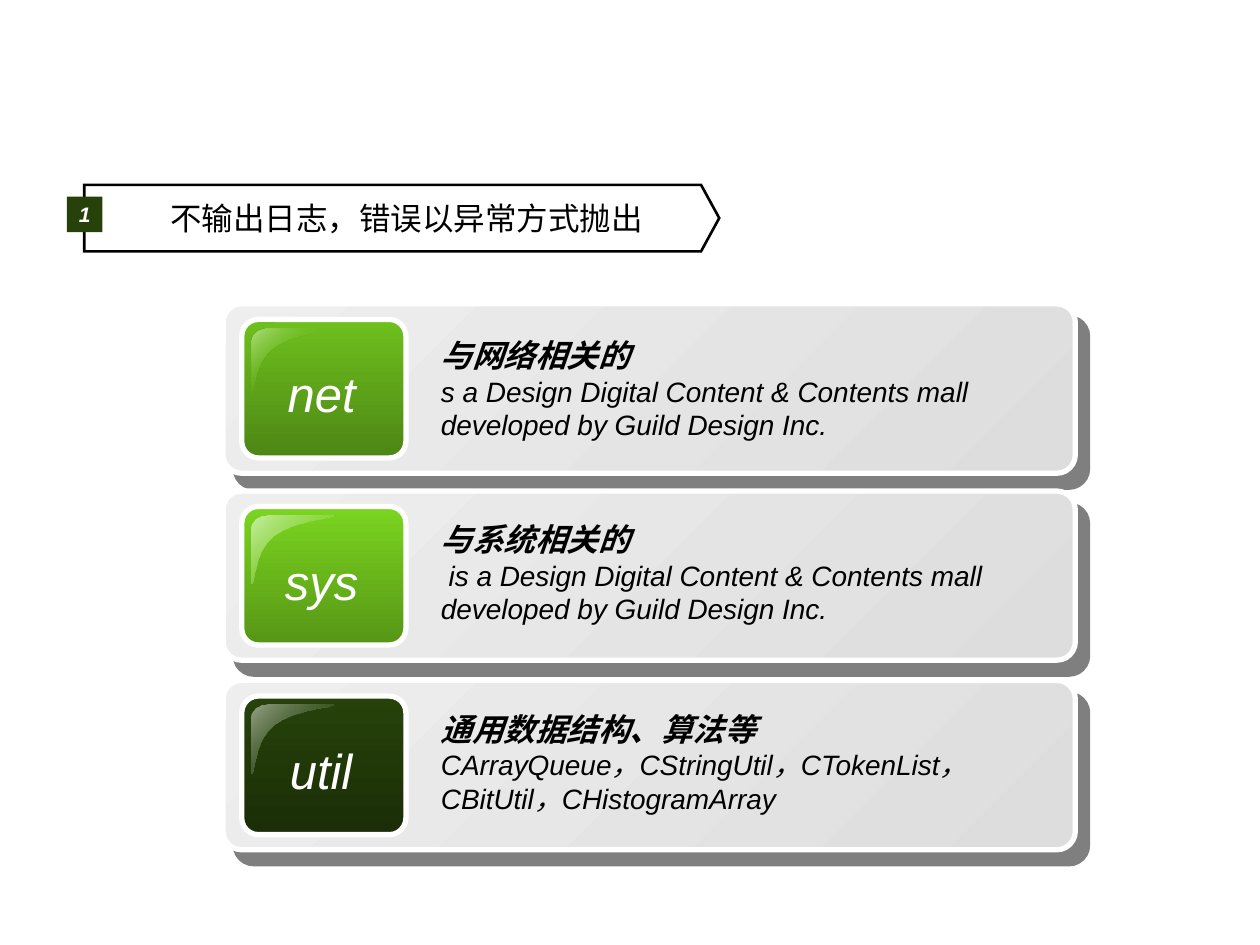
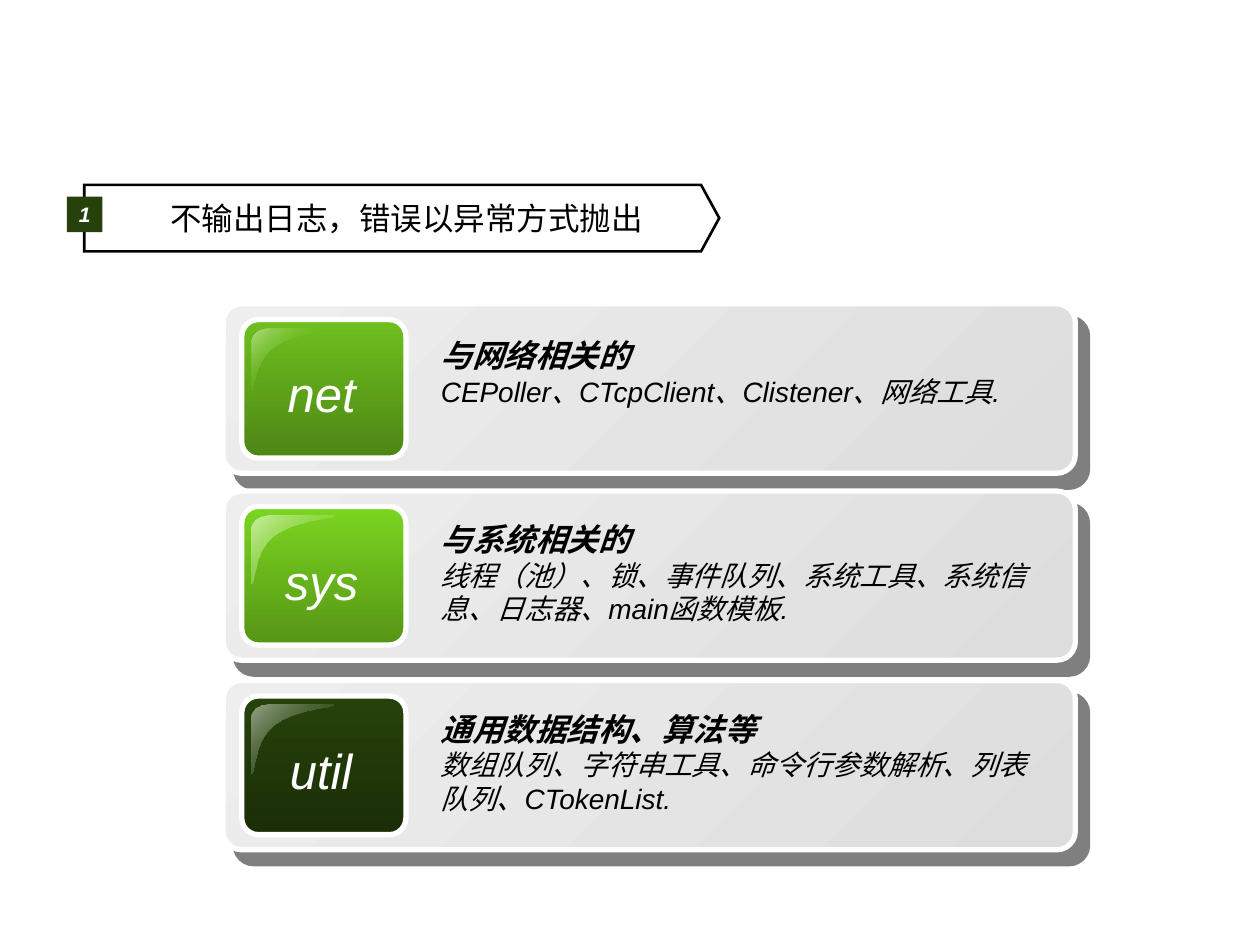
Before and after one commit to machicao2013/mooon, a slide deck: slide 7 of distributed_platform/docs/mooon.ppt. Drawn at 1260x945 pixels with LibreOffice and Linux fonts; fonts in the diff are those of the drawing; background and template pictures are left out. Boxes give left, top, right and bottom in pixels: in the first picture for what was removed or moved away, otherwise in the second. Text is boxed around its words. In the diff, an @@ line names an element or a change of style, - is before the commit and + after.

```diff
--- a/distributed_platform/docs/mooon.ppt
+++ b/distributed_platform/docs/mooon.ppt
@@ text at <box>441,378,993,407</box>: text changed @@
-s a Design Digital Content & Contents mall developed by Guild Design Inc.
+CEPoller、CTcpClient、Clistener、网络工具.
@@ text at <box>441,562,1027,622</box>: text changed @@
-is a Design Digital Content & Contents mall developed by Guild Design Inc.
+线程（池）、锁、事件队列、系统工具、系统信息、日志器、main函数模板.
@@ text at <box>441,751,1027,812</box>: text changed @@
-CArrayQueue，CStringUtil，CTokenList，CBitUtil，CHistogramArray
+数组队列、字符串工具、命令行参数解析、列表队列、CTokenList.
```
Also in this commit, not shown: 5 other slides changed, 5 slides added.
